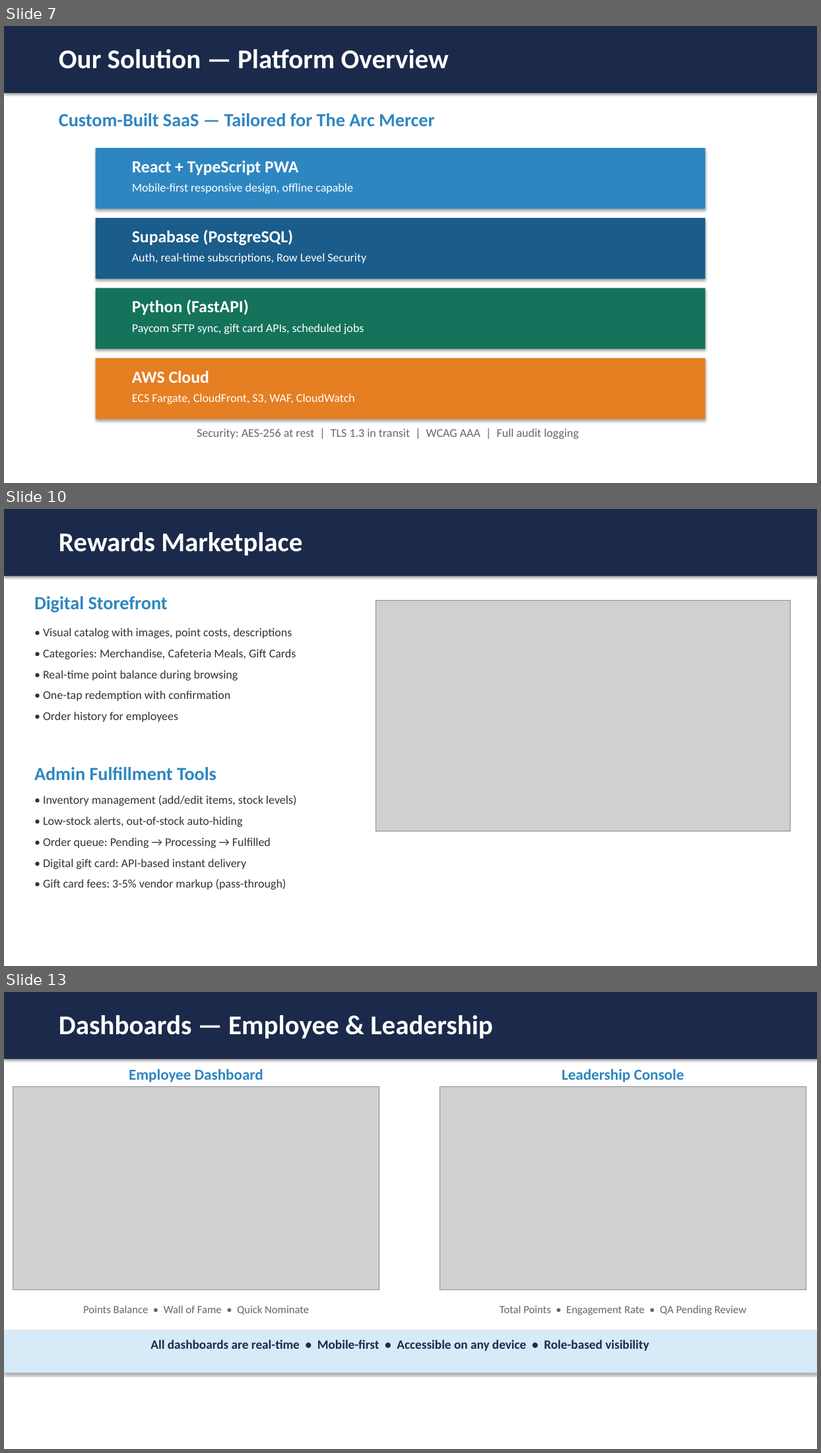
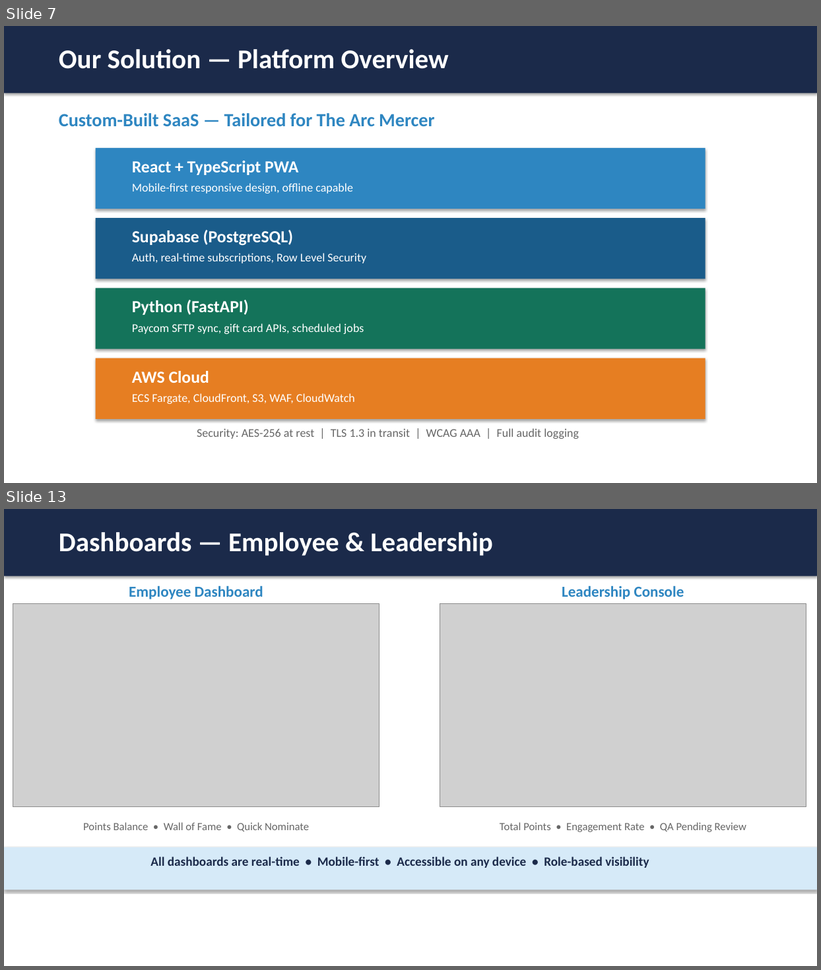
Before and after one commit to mingjyesheng-ioteye/sb_rewards, a slide deck: RFP/IoTeye - Arc Mercer Pitch.pptx. Shown one above the other, each under a label of ours: slides 7, 10 and 13 before the commit, slides 7 and 13 after it; the slides between them are not shown. The pictures are 821x1453 and 821x970 pixels, drawn with LibreOffice and Linux fonts; fonts in the diff are those of the drawing; grey boxes stand for pictures. Boxes give left, top, right and bottom in pixels: in the first picture for what was removed or moved away, otherwise in the second. Text is boxed around its words. In the diff, an @@ line names an element or a change of style, - is before the commit and + after.

```diff
--- a/RFP/IoTeye - Arc Mercer Pitch.pptx
+++ b/RFP/IoTeye - Arc Mercer Pitch.pptx
@@ slide 10 removed at (4, 509, 817, 966), background #FFFFFF @@
@@ rectangle removed at (4, 509, 817, 576) @@
@@ text removed at (59, 532, 302, 556) @@
-Rewards Marketplace
@@ text removed at (34, 596, 168, 613) @@
-Digital Storefront
@@ picture removed at (376, 601, 791, 832) @@
@@ text removed at (43, 628, 296, 722) @@
-• Visual catalog with images, point costs, descriptions
-• Categories: Merchandise, Cafeteria Meals, Gift Cards
-• Real-time point balance during browsing
-• One-tap redemption with confirmation
-• Order history for employees
@@ text removed at (34, 767, 217, 780) @@
-Admin Fulfillment Tools
@@ text removed at (43, 795, 297, 890) @@
-• Inventory management (add/edit items, stock levels)
-• Low-stock alerts, out-of-stock auto-hiding
-• Order queue: Pending → Processing → Fulfilled
-• Digital gift card: API-based instant delivery
-• Gift card fees: 3-5% vendor markup (pass-through)
```
Also in this commit, not shown: 9 slides changed, 1 slide added, 4 other files.
